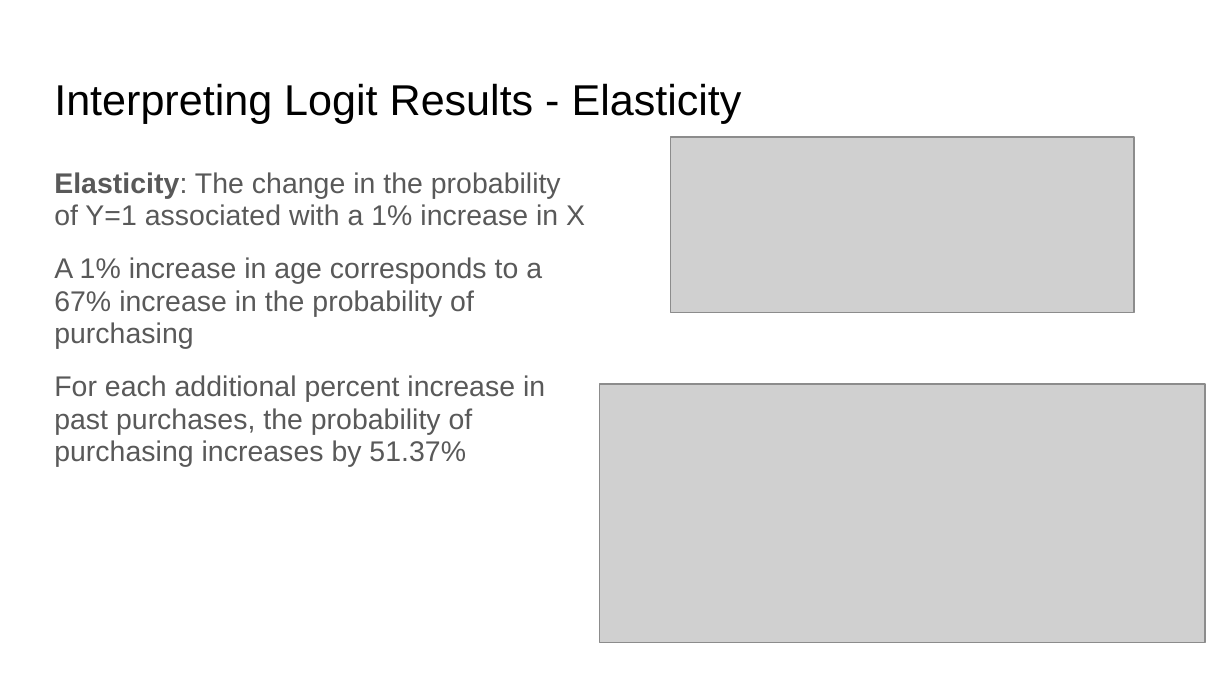
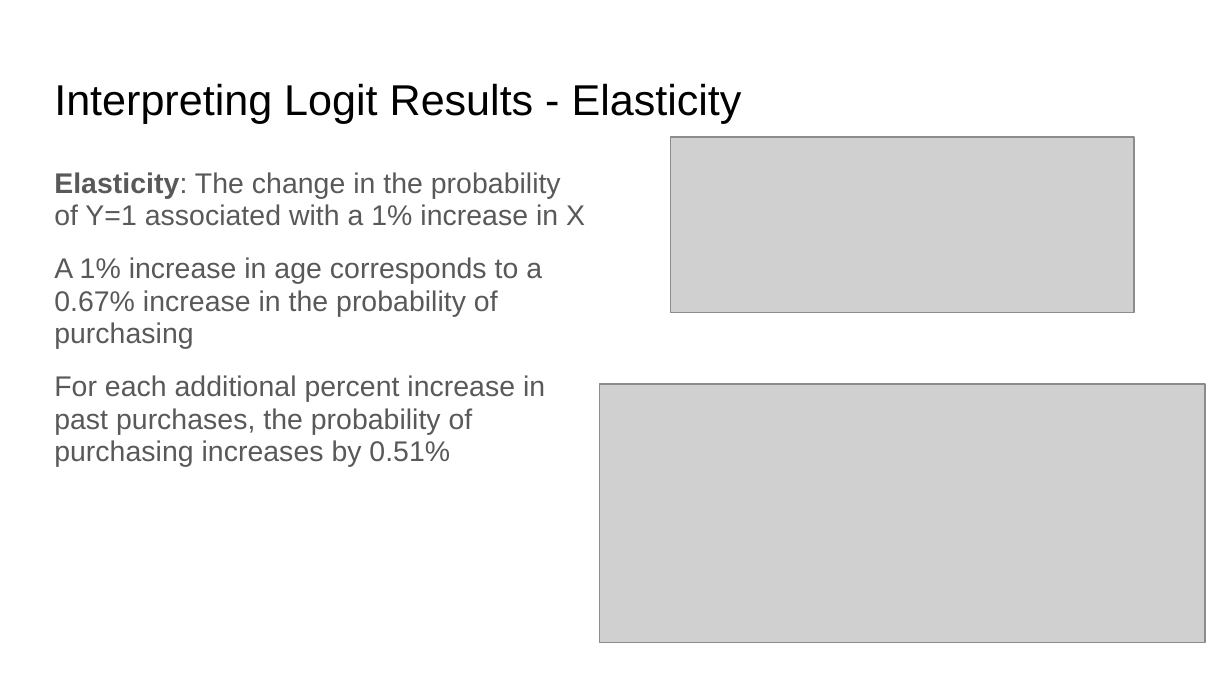
Before and after one commit to rjwrobel86/Python4Statistics, a slide deck: slide 13 of Stuff For Class/Slides/Logistic Regression.pptx. Drawn at 1232x693 pixels with LibreOffice and Linux fonts; fonts in the diff are those of the drawing; grey boxes stand for pictures. Boxes give left, top, right and bottom in pixels: in the first picture for what was removed or moved away, otherwise in the second. Text is boxed around its words. In the diff, an @@ line names an element or a change of style, - is before the commit and + after.

```diff
--- a/Stuff For Class/Slides/Logistic Regression.pptx
+++ b/Stuff For Class/Slides/Logistic Regression.pptx
@@ text at (x1=54, y1=257, x2=545, y2=467): text changed @@
-A 1% increase in age corresponds to a 67% increase in the probability of purchasing
-For each additional percent increase in past purchases, the probability of purchasing increases by 51.37%
+A 1% increase in age corresponds to a 0.67% increase in the probability of purchasing
+For each additional percent increase in past purchases, the probability of purchasing increases by 0.51%
```
Also in this commit, not shown: 3 other slides changed, 4 slides added, 21 other files.
